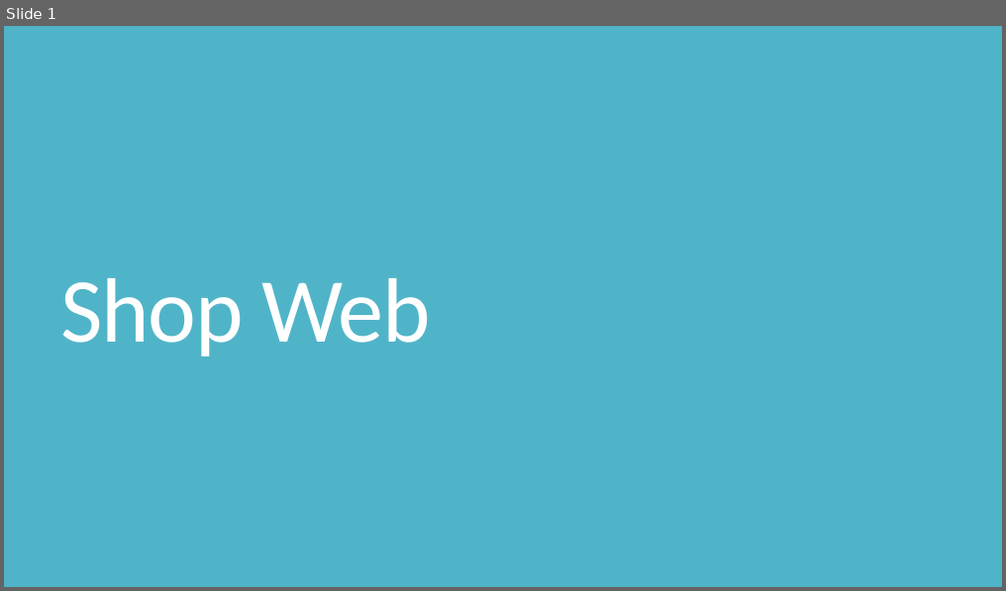
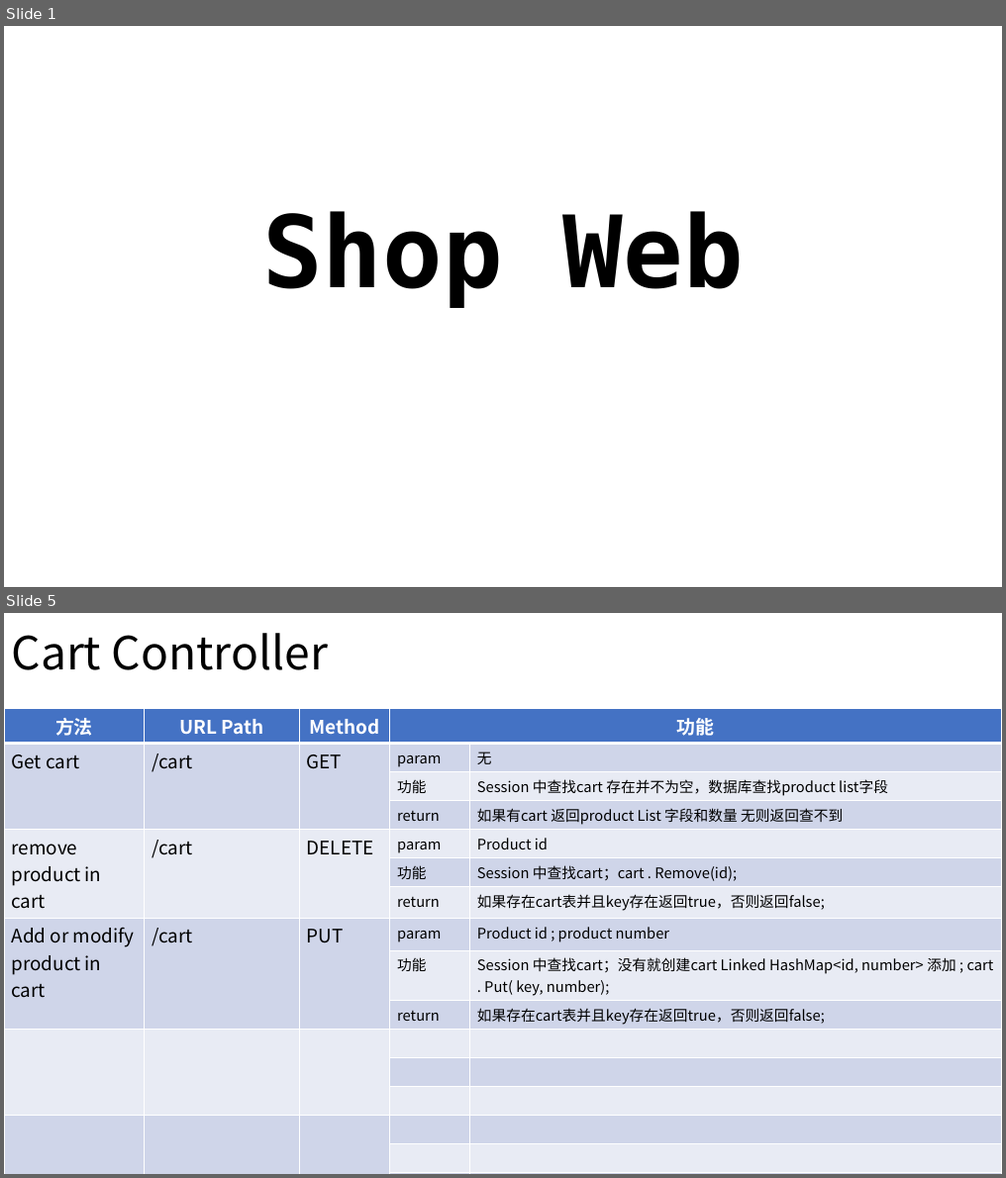
Before and after one commit to n490808114/Java_Shopping_System, a slide deck: Shop Web.pptx. Shown one above the other, each under a label of ours: slide 1 before the commit, slides 1 and 5 after it; the slides between them are not shown. The pictures are 1006x591 and 1006x1178 pixels, drawn with LibreOffice and Linux fonts; fonts in the diff are those of the drawing; background and template pictures are left out. Boxes give left, top, right and bottom in pixels: in the first picture for what was removed or moved away, otherwise in the second. Text is boxed around its words. In the diff, an @@ line names an element or a change of style, - is before the commit and + after.

```diff
--- a/Shop Web.pptx
+++ b/Shop Web.pptx
@@ slide 5 added at box(4, 613, 1002, 1174), background #FFFFFF @@
@@ title added at box(12, 633, 328, 670), 44 pt, text #000000 @@
+Cart Controller
@@ table added at box(4, 709, 1002, 1174), 16 rows, 5 columns @@
+方法 | URL Path | Method | 功能 | 
+Get cart | /cart | GET | param | 无
+ |  |  | 功能 | Session 中查找cart 存在并不为空，数据库查找product list字段
+ |  |  | return | 如果有cart 返回product List 字段和数量 无则返回查不到
+remove product in cart | /cart | DELETE | param | Product id
+ |  |  | 功能 | Session 中查找cart；cart . Remove(id);
+ |  |  | return | 如果存在cart表并且key存在返回true，否则返回false;
+Add or modify product in cart | /cart | PUT | param | Product id ; product number
+ |  |  | 功能 | Session 中查找cart；没有就创建cart Linked HashMap<id, number> 添加 ; cart . Put( key, number);
+ |  |  | return | 如果存在cart表并且key存在返回true，否则返回false;
+ |  |  |  | 
+ |  |  |  | 
+ |  |  |  | 
+ |  |  |  | 
+ |  |  |  | 
+ |  |  |  | 
@@ slide 1 changed as well @@
@@ background #50B4C8 to picture (left out) @@
@@ title "Shop Web": place and size @@
-title "Shop Web" at box(60, 278, 431, 357)
+title "Shop Web" at box(262, 211, 744, 308)
@@ title "Shop Web" at box(262, 211, 744, 308): size 88 to 96 pt, font Calibri to DejaVu Sans Mono, text colour #FFFFFF to #000000, letter spacing -1.2 to 0 pt, bold on; alignment left to centre; line spacing 0.8 to 0.9 @@
```
Also in this commit, not shown: 2 other slides changed, 7 other slides added.
